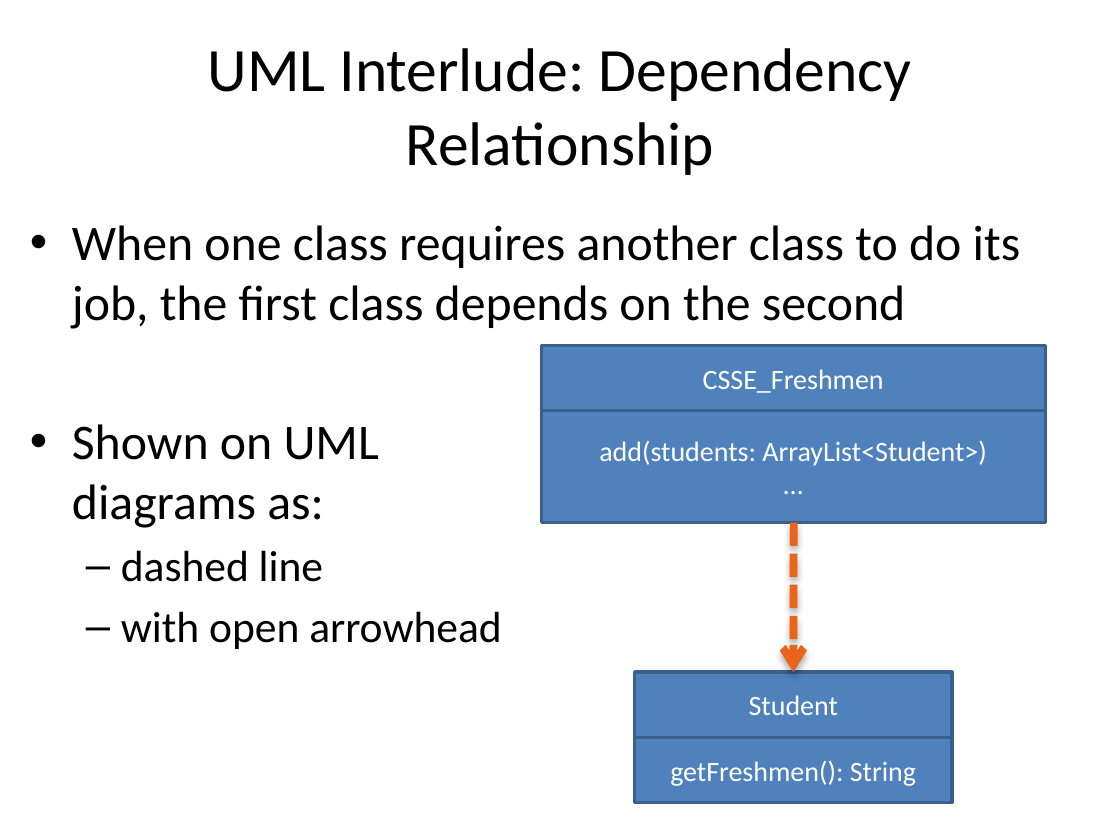
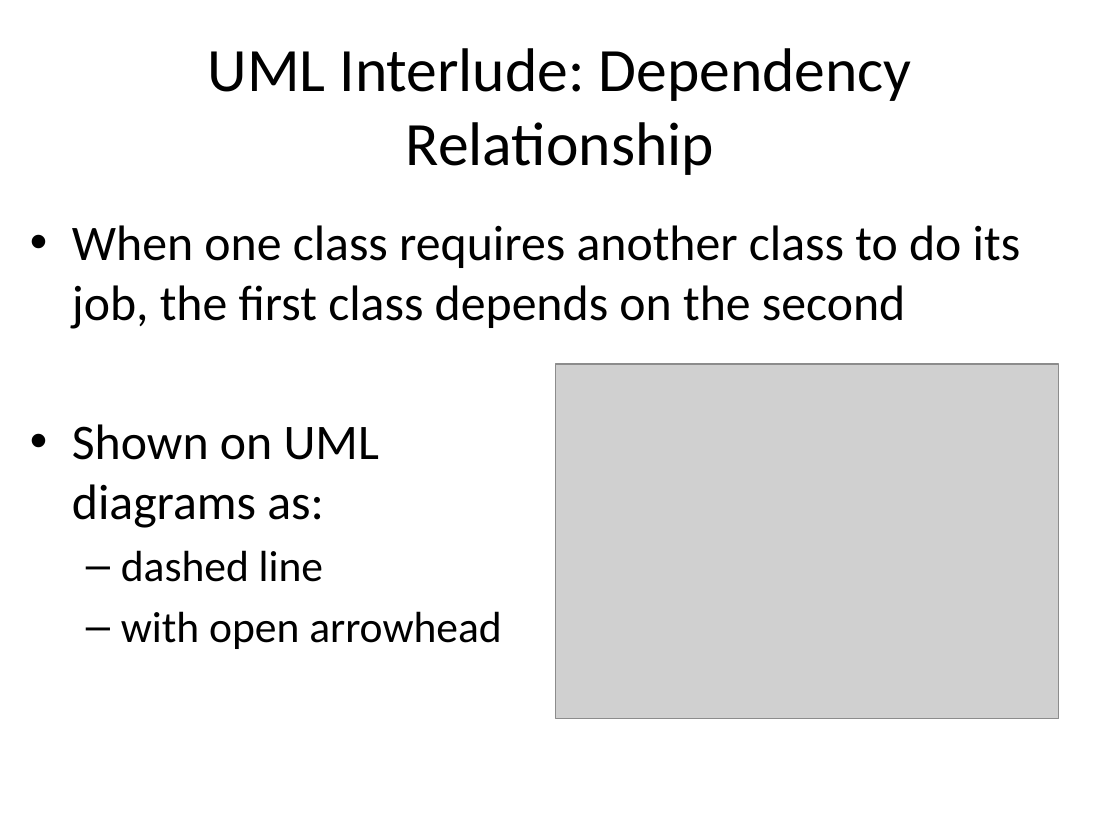
Before and after one commit to RHIT-CSSE/csse220, a slide deck: slide 26 of ClassMaterials/CohesionAndCoupling/Slides/Cohesion_And_Coupling.pptx. Drawn at 1120x840 pixels with LibreOffice and Linux fonts; fonts in the diff are those of the drawing; grey boxes stand for pictures. Boxes give left, top, right and bottom in pixels: in the first picture for what was removed or moved away, otherwise in the second. Text is boxed around its words. In the diff, an @@ line names an element or a change of style, - is before the commit and + after.

```diff
--- a/ClassMaterials/CohesionAndCoupling/Slides/Cohesion_And_Coupling.pptx
+++ b/ClassMaterials/CohesionAndCoupling/Slides/Cohesion_And_Coupling.pptx
@@ rectangle removed at bbox=[541, 345, 1045, 410] @@
-CSSE_Freshmen
@@ picture added at bbox=[556, 364, 1058, 719] @@
@@ rectangle removed at bbox=[541, 411, 1045, 523] @@
-add(students: ArrayList<Student>)
-…
@@ arrow removed from (794, 523) to (793, 672) @@
@@ rectangle removed at bbox=[635, 672, 952, 737] @@
-Student
@@ rectangle removed at bbox=[635, 737, 952, 802] @@
-getFreshmen(): String
```
Also in this commit, not shown: 12 other slides changed, 2 slides added, 1 slide removed.
